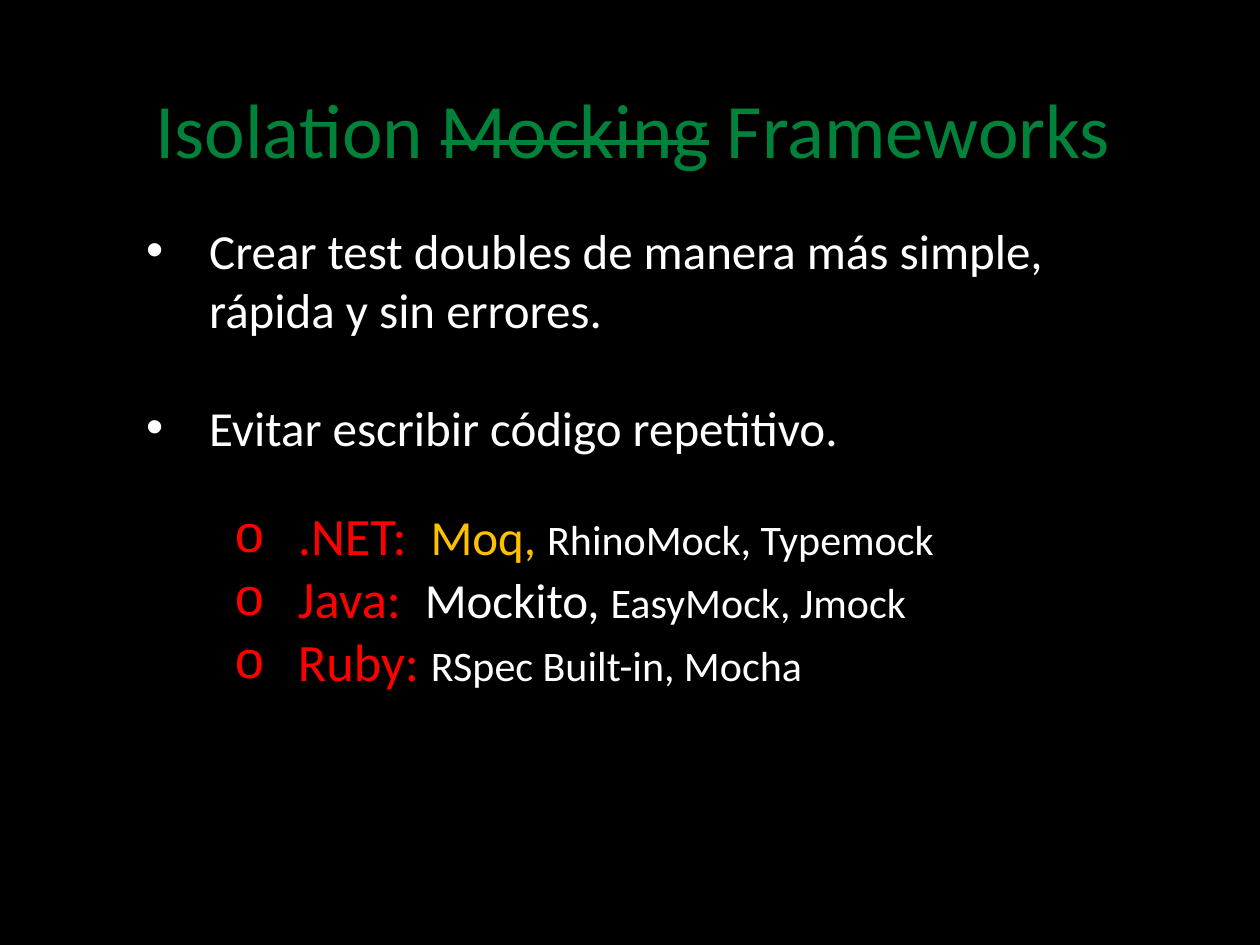
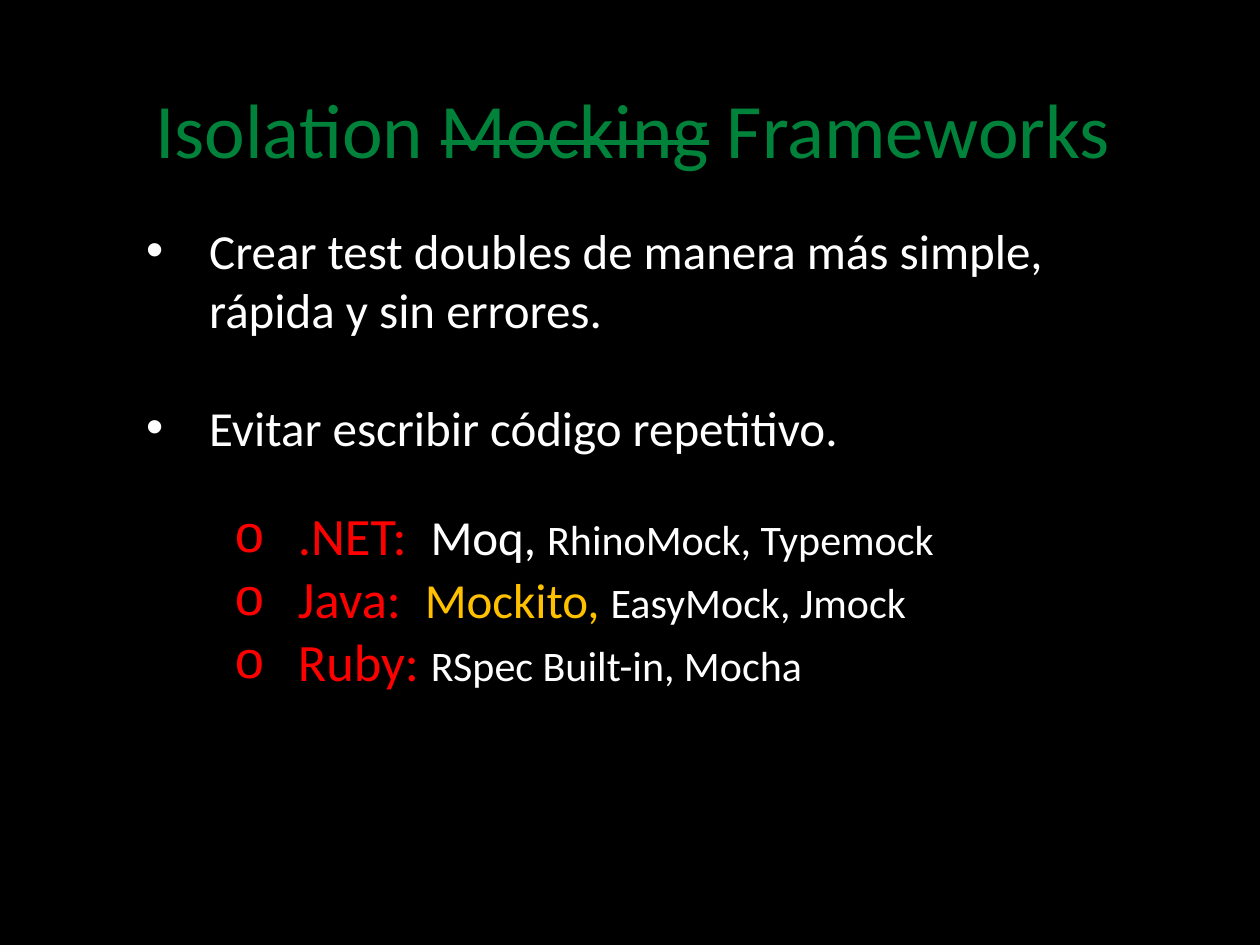
Before and after one commit to angelnunezsalazar/Test-Automation-Java, a slide deck: slide 16 of Diapositivas/2. Test Doubles.pptx. Drawn at 1260x945 pixels with LibreOffice and Linux fonts; fonts in the diff are those of the drawing; background and template pictures are left out. Boxes give left, top, right and bottom in pixels: in the first picture for what was removed or moved away, otherwise in the second. Text is boxed around its words. In the diff, an @@ line names an element or a change of style, - is before the commit and + after.

```diff
--- a/Diapositivas/2. Test Doubles.pptx
+++ b/Diapositivas/2. Test Doubles.pptx
@@ text at [298, 521, 934, 625]: text colour #FFC000 to #FFFFFF in "Moq,"; text colour #FFFFFF to #FFC000 in "Mockito," @@
```
Also in this commit, not shown: 1 other slide changed, 2 slides removed, 14 other files.
